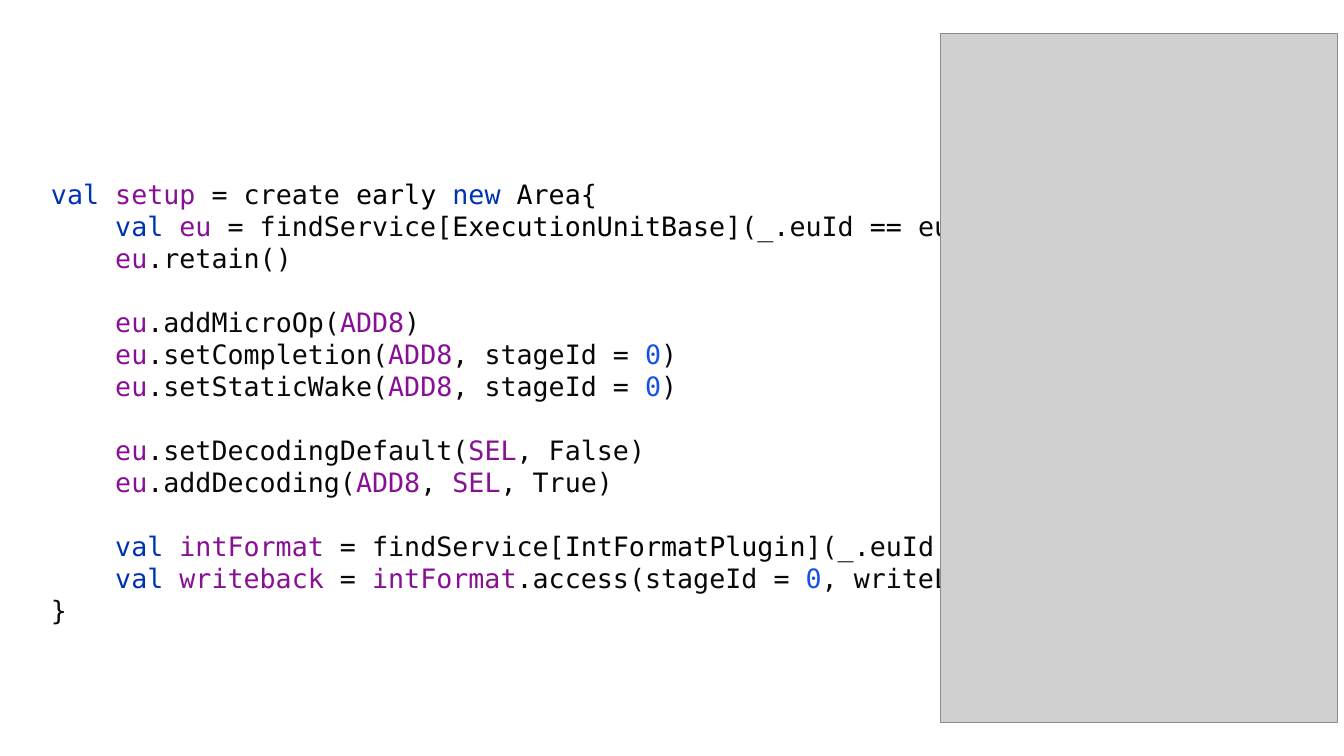
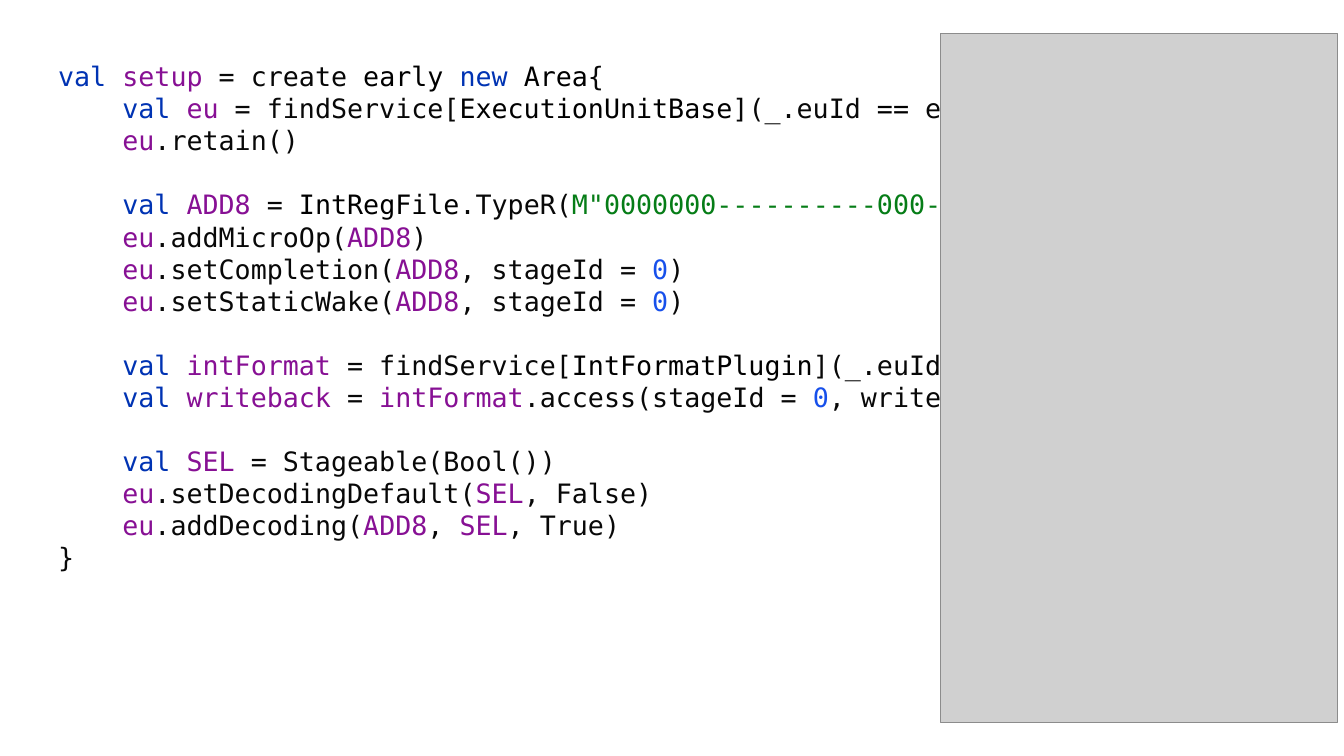
Before and after one commit to SpinalHDL/SpinalDoc, a slide deck: slide 16 of presentation/en/nax_040522/slices_nax_040522.odp (slide 14 before the commit). Drawn at 1344x756 pixels with LibreOffice and Linux fonts; fonts in the diff are those of the drawing; grey boxes stand for pictures. Boxes give left, top, right and bottom in pixels: in the first picture for what was removed or moved away, otherwise in the second. Text is boxed around its words. In the diff, an @@ line names an element or a change of style, - is before the commit and + after.

```diff
--- a/presentation/en/nax_040522/slices_nax_040522.odp
+++ b/presentation/en/nax_040522/slices_nax_040522.odp
@@ text at bbox=[58, 65, 1150, 540]: text changed @@
-val setup = create early new Area{
-val eu = findService[ExecutionUnitBase](_.euId == euId)
-eu.retain()
-eu.addMicroOp(ADD8)
-eu.setCompletion(ADD8, stageId = 0)
-eu.setStaticWake(ADD8, stageId = 0)
-eu.setDecodingDefault(SEL, False)
-eu.addDecoding(ADD8, SEL, True)
-val intFormat = findService[IntFormatPlugin](_.euId == euId)
-val writeback = intFormat.access(stageId = 0, writeLatency = 0)
-}
+val setup = create early new Area{
+val eu = findService[ExecutionUnitBase](_.euId == euId)
+eu.retain()
+val ADD8 = IntRegFile.TypeR(M"0000000----------000-----0001011")
+eu.addMicroOp(ADD8)
+eu.setCompletion(ADD8, stageId = 0)
+eu.setStaticWake(ADD8, stageId = 0)
+val intFormat = findService[IntFormatPlugin](_.euId == euId)
+val writeback = intFormat.access(stageId = 0, writeLatency = 0)
+val SEL = Stageable(Bool())
+eu.setDecodingDefault(SEL, False)
+eu.addDecoding(ADD8, SEL, True)
+}
```
Also in this commit, not shown: 11 other slides changed, 9 slides added.
